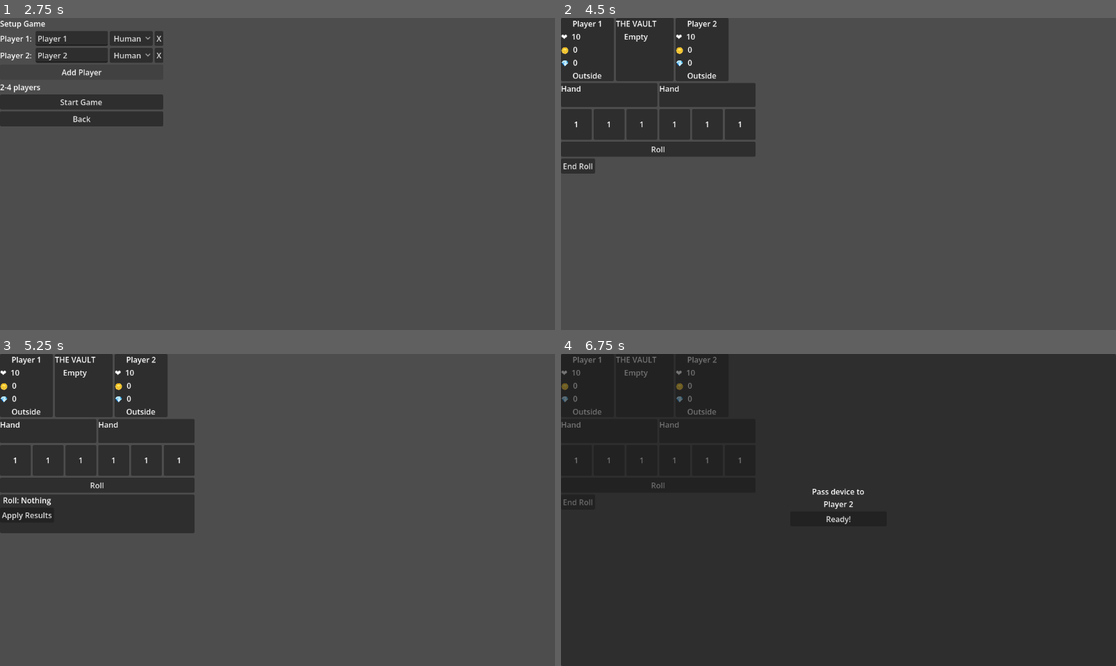
Above: before the commit, frames 1-4 (two rows, left to right).
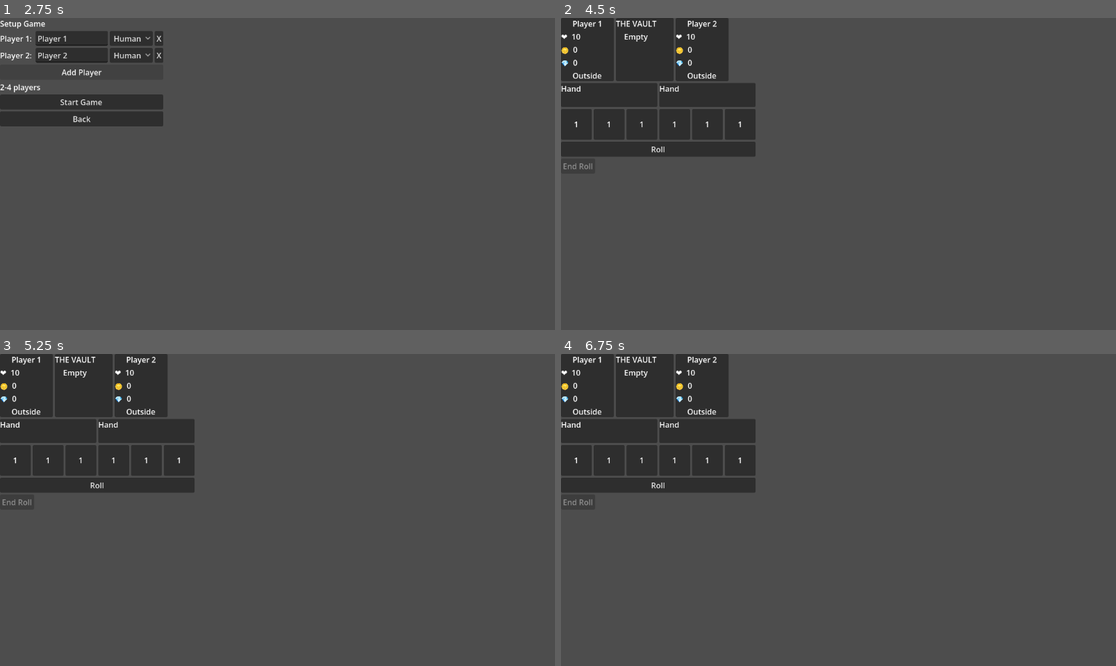
Above: after the commit, the same moments.

Repository: bogus998/KingOfTheHill
Game: Godot game, scene res://scenes/menus/main_menu.tscn
The game is run twice, just before and just after one commit, with the same random seed, the same clock (stepped at 60 frames per second) and the same inputs.
Inputs (mouse positions are in pixels of both pictures, inside the frame that each line leads up to):
- Up to frame 1 (2.75 s): click "Start Game" at 0.5 s; click "Human" at 1.25 s; click "Add Player" at 2 s
- Up to frame 2 (4.5 s): click "Start Game" at 2.75 s; click "Roll" at 3.5 s; click "Ready!" at 4.25 s
- Up to frame 3 (5.25 s): click (16, 500) at 5 s, where only the run before the commit has a clickable "End Roll"
- Up to frame 4 (6.75 s): click (588, 516) at 5.75 s, where only the run before the commit has a clickable "Apply Results"; click (577, 612) at 6.5 s, where only the run before the commit has a clickable "End Turn"

Frame 1 is identical in both runs. In frame 2, less than 0.1% of the frame differs, in the area x 0-6%, y 46-49%; in frame 3, 4.1%; in frame 4, 87%, in the area x 0-100%, y 0-100%.

Commit message:
Fix: prevent dice hold and end-roll before first roll of a turn
- Die holdability gated behind _holdable flag; cleared on reset_hold() and
  enabled only after the first roll via dice_pool_controller
- End Roll button disabled at turn start, re-enabled on first roll_completed
- Six new GUT tests covering hold-gating behaviour

Co-Authored-By: Claude Sonnet 4.6 <noreply@anthropic.com>

Diff:
--- a/scripts/dice/dice_pool_controller.gd
+++ b/scripts/dice/dice_pool_controller.gd
@@ -23,6 +23,9 @@
 		die.roll()
 	_roll_count += 1
 	TurnManager.roll_count = _roll_count
+	if _roll_count == 1:
+		for die in _dice:
+			die.set_holdable(true)
 	if _roll_count >= MAX_ROLLS:
 		_roll_button.disabled = true
 	emit_signal("roll_completed", get_all_faces())
--- a/scripts/dice/die_controller.gd
+++ b/scripts/dice/die_controller.gd
@@ -4,6 +4,7 @@
 
 var face: DiceResolver.DieFace = DiceResolver.DieFace.ONE
 var state: DieState = DieState.ACTIVE
+var _holdable: bool = false
 
 @onready var _face_label: Label = $FaceLabel
 
@@ -13,7 +14,12 @@
 func _ready() -> void:
 	_face_label.text = _face_to_text(face)
 
+func set_holdable(value: bool) -> void:
+	_holdable = value
+
 func _gui_input(event: InputEvent) -> void:
+	if not _holdable:
+		return
 	if event is InputEventMouseButton and event.button_index == MOUSE_BUTTON_LEFT and event.pressed:
 		toggle_hold()
 		accept_event()
@@ -32,6 +38,7 @@
 	emit_signal("hold_changed", state == DieState.HELD)
 
 func reset_hold() -> void:
+	_holdable = false
 	if state == DieState.HELD:
 		state = DieState.ACTIVE
 		modulate = Color.WHITE
--- a/scripts/game/main_game_controller.gd
+++ b/scripts/game/main_game_controller.gd
@@ -57,6 +57,7 @@
 
 func _on_roll_completed(faces: Array) -> void:
 	_last_roll_result = DiceResolver.resolve(faces)
+	_action_bar.set_end_roll_enabled(true)
 
 func _on_end_roll() -> void:
 	TurnManager.advance_phase()  # DICE_ROLL → RESOLUTION
--- a/scripts/ui/action_bar_controller.gd
+++ b/scripts/ui/action_bar_controller.gd
@@ -8,10 +8,17 @@
 
 func _ready() -> void:
 	TurnManager.phase_changed.connect(_on_phase_changed)
+	TurnManager.turn_started.connect(_on_turn_started)
 	_end_roll_btn.pressed.connect(func(): emit_signal("end_roll_requested"))
 	_end_turn_btn.pressed.connect(func(): emit_signal("end_turn_requested"))
 	_on_phase_changed(TurnManager.current_phase)
 
+func set_end_roll_enabled(value: bool) -> void:
+	_end_roll_btn.disabled = not value
+
+func _on_turn_started(_player_index: int) -> void:
+	_end_roll_btn.disabled = true
+
 func _on_phase_changed(phase: TurnManager.TurnPhase) -> void:
 	_end_roll_btn.visible = (phase == TurnManager.TurnPhase.DICE_ROLL)
 	_end_turn_btn.visible = (phase == TurnManager.TurnPhase.BUY_CARDS)
--- a/tests/unit/test_m3_dice_pool.gd
+++ b/tests/unit/test_m3_dice_pool.gd
@@ -53,3 +53,43 @@
 
 func test_get_all_faces_returns_6_elements() -> void:
 	assert_eq(_pool.get_all_faces().size(), 6)
+
+# ── Hold gating (dice not holdable before first roll) ─────────────────────────
+
+func test_dice_not_holdable_before_first_roll() -> void:
+	for i in 6:
+		assert_false(_pool.get_die(i)._holdable)
+
+func test_dice_become_holdable_after_first_roll() -> void:
+	_pool.roll_active_dice()
+	for i in 6:
+		assert_true(_pool.get_die(i)._holdable)
+
+func test_dice_not_holdable_after_reset_hold() -> void:
+	_pool.roll_active_dice()
+	for i in 6:
+		_pool.get_die(i).reset_hold()
+		assert_false(_pool.get_die(i)._holdable)
+
+func test_gui_click_ignored_before_first_roll() -> void:
+	var die: Node = _pool.get_die(0)
+	var event := InputEventMouseButton.new()
+	event.button_index = MOUSE_BUTTON_LEFT
+	event.pressed = true
+	die._gui_input(event)
+	assert_eq(die.state, die.DieState.ACTIVE)
+
+func test_gui_click_holds_die_after_first_roll() -> void:
+	_pool.roll_active_dice()
+	var die: Node = _pool.get_die(0)
+	var event := InputEventMouseButton.new()
+	event.button_index = MOUSE_BUTTON_LEFT
+	event.pressed = true
+	die._gui_input(event)
+	assert_eq(die.state, die.DieState.HELD)
+
+func test_holdable_remains_true_on_subsequent_rolls() -> void:
+	_pool.roll_active_dice()
+	_pool.roll_active_dice()
+	for i in 6:
+		assert_true(_pool.get_die(i)._holdable)
